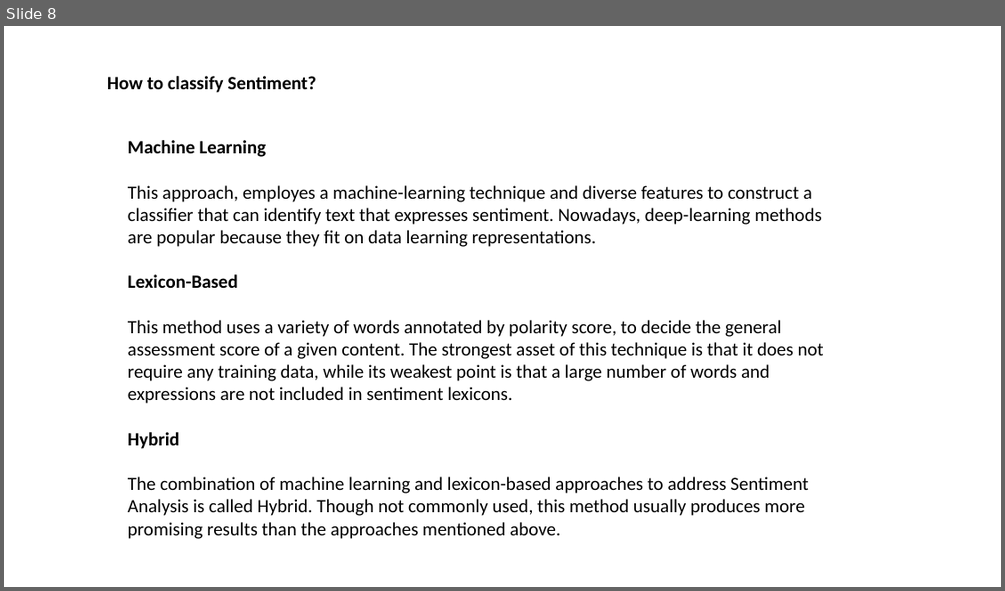
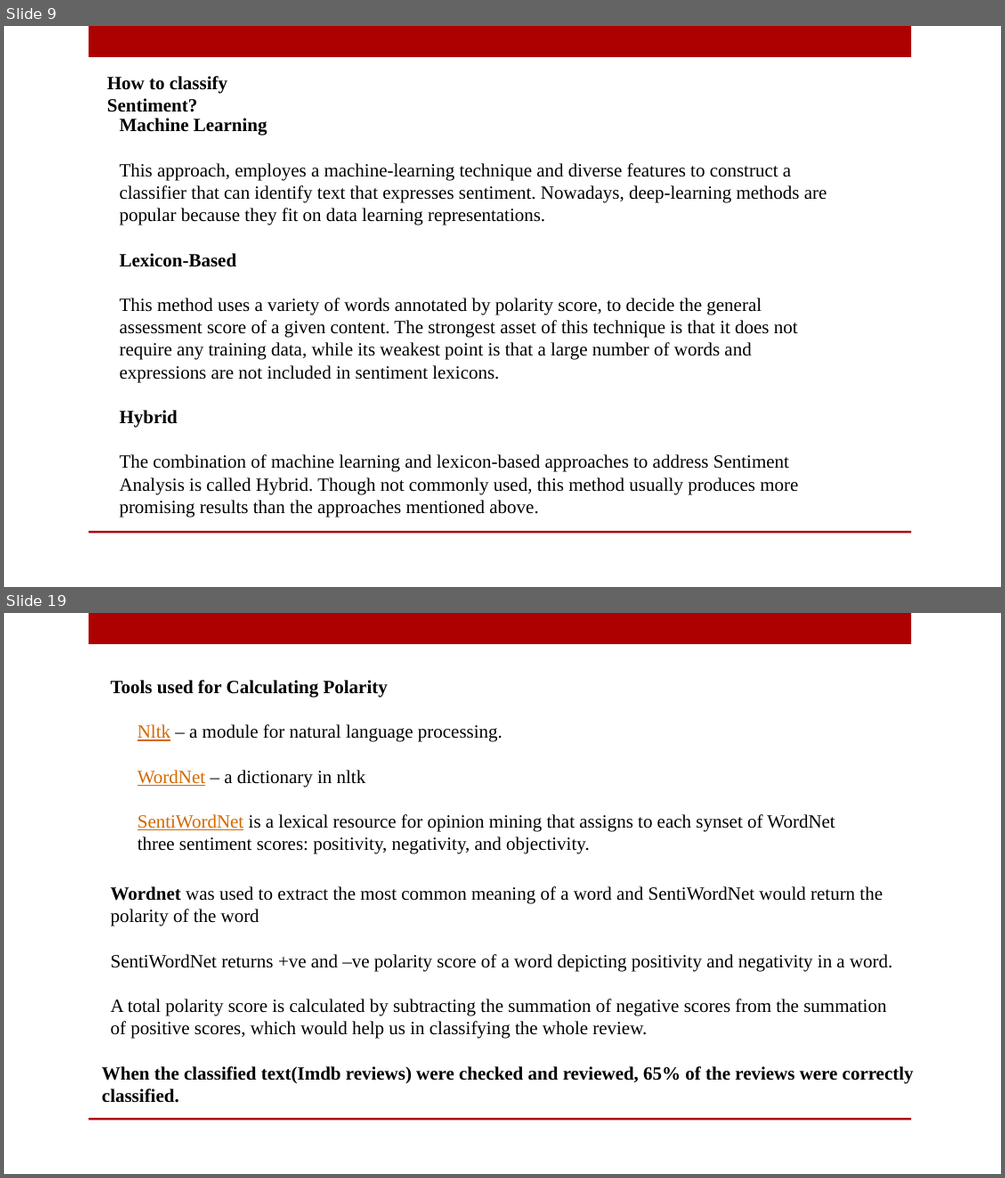
Before and after one commit to slugger07/ML-Experiments, a slide deck: Racism Analysis Twitter Data/Sentiment Analysis.pptx. Shown one above the other, each under a label of ours: slide 8 before the commit, slides 9 and 19 after it; the slides between them are not shown. The pictures are 1005x591 and 1005x1178 pixels, drawn with LibreOffice and Linux fonts; fonts in the diff are those of the drawing; background and template pictures are left out. Boxes give left, top, right and bottom in pixels: in the first picture for what was removed or moved away, otherwise in the second. Text is boxed around its words. In the diff, an @@ line names an element or a change of style, - is before the commit and + after.

```diff
--- a/Racism Analysis Twitter Data/Sentiment Analysis.pptx
+++ b/Racism Analysis Twitter Data/Sentiment Analysis.pptx
@@ slide 19 added at box(4, 613, 1001, 1174), background picture (left out); not listed: 2 template elements that a slide beside it also shows @@
@@ text added at box(111, 680, 388, 697), 18 pt, text #000000, bold @@
+Tools used for Calculating Polarity
@@ text added at box(138, 724, 834, 854), 18 pt, text #000000 @@
+Nltk – a module for natural language processing.
+WordNet – a dictionary in nltk
+SentiWordNet is a lexical resource for opinion mining that assigns to each synset of WordNet three sentiment scores: positivity, negativity, and objectivity.
@@ text added at box(111, 886, 892, 1038), 18 pt, text #000000 @@
+Wordnet was used to extract the most common meaning of a word and SentiWordNet would return the polarity of the word
+SentiWordNet returns +ve and –ve polarity score of a word depicting positivity and negativity in a word.
+A total polarity score is calculated by subtracting the summation of negative scores from the summation of positive scores, which would help us in classifying the whole review.
@@ text added at box(102, 1066, 914, 1103), 18 pt, text #000000, bold @@
+When the classified text(Imdb reviews) were checked and reviewed, 65% of the reviews were correctly
+classified.
@@ what was slide 8 is now slide 9 @@
@@ slide 9 changed as well @@
@@ rectangle added at box(89, 26, 911, 57), fill #AD0101 @@
@@ text "How to classify Sentiment?" at box(107, 76, 227, 112): font Calibri to Times New Roman @@
@@ text "Machine Learning" at box(120, 118, 827, 517): font Calibri to Times New Roman @@
@@ text "Machine Learning": place and size @@
-text "Machine Learning" at box(128, 140, 824, 539)
+text "Machine Learning" at box(120, 118, 827, 517)
@@ rectangle added at box(89, 531, 911, 533), fill #AD0101 @@
```
Also in this commit, not shown: 5 other slides changed, 15 other slides added, 4 slides removed, 1 other file.
